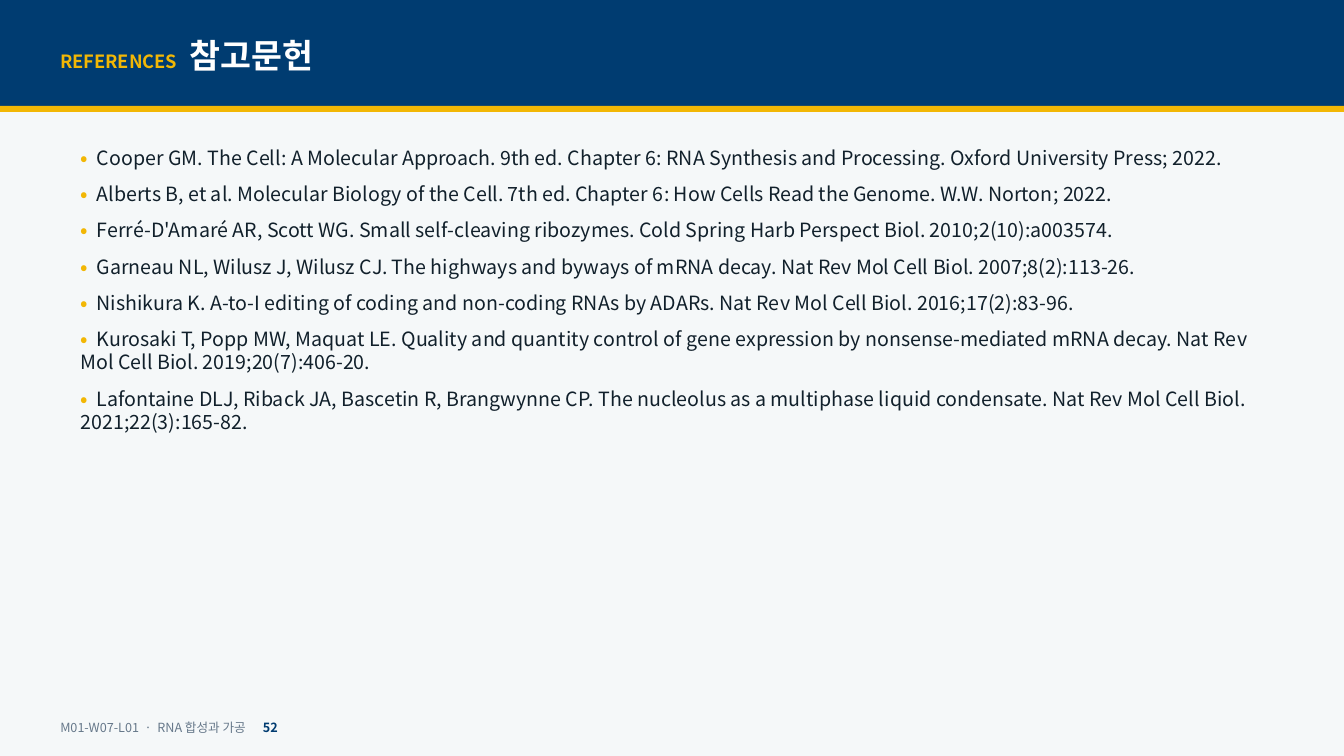
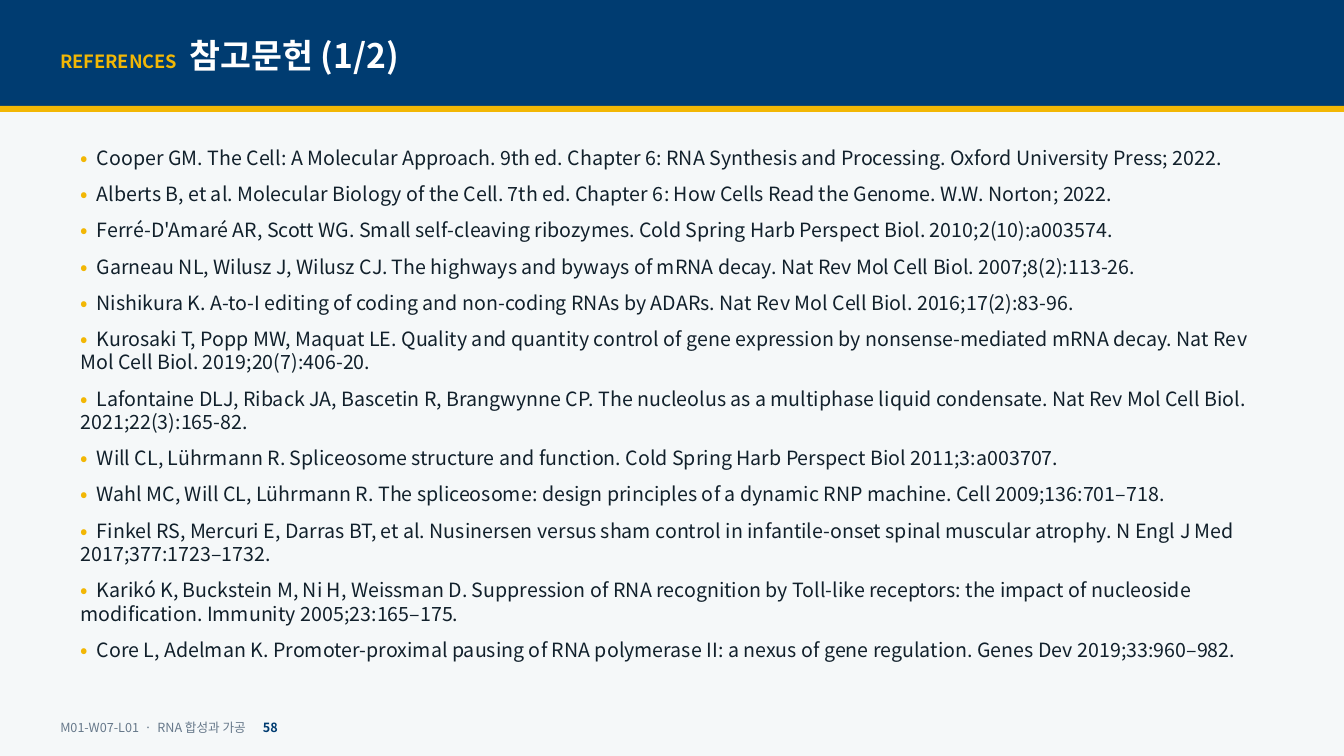
Before and after one commit to hoperiasd2/hoperiasd2.github.io, a slide deck: slide 58 of curriculum/M01/W07/L01/slides.pptx (slide 52 before the commit). Drawn at 1344x756 pixels with LibreOffice and Linux fonts; fonts in the diff are those of the drawing. Boxes give left, top, right and bottom in pixels: in the first picture for what was removed or moved away, otherwise in the second. Text is boxed around its words. In the diff, an @@ line names an element or a change of style, - is before the commit and + after.

```diff
--- a/curriculum/M01/W07/L01/slides.pptx
+++ b/curriculum/M01/W07/L01/slides.pptx
@@ text at (x1=60, y1=39, x2=399, y2=75): text changed @@
-REFERENCES 참고문헌
+REFERENCES 참고문헌 (1/2)
@@ text at (x1=80, y1=449, x2=1235, y2=662): paragraphs added @@
+• Will CL, Lührmann R. Spliceosome structure and function. Cold Spring Harb Perspect Biol 2011;3:a003707.
+• Wahl MC, Will CL, Lührmann R. The spliceosome: design principles of a dynamic RNP machine. Cell 2009;136:701–718.
+• Finkel RS, Mercuri E, Darras BT, et al. Nusinersen versus sham control in infantile-onset spinal muscular atrophy. N Engl J Med 2017;377:1723–1732.
+• Karikó K, Buckstein M, Ni H, Weissman D. Suppression of RNA recognition by Toll-like receptors: the impact of nucleoside modification. Immunity 2005;23:165–175.
+• Core L, Adelman K. Promoter-proximal pausing of RNA polymerase II: a nexus of gene regulation. Genes Dev 2019;33:960–982.
@@ text at (x1=60, y1=721, x2=278, y2=733): text changed @@
-M01-W07-L01 · RNA 합성과 가공 52
+M01-W07-L01 · RNA 합성과 가공 58
```
Also in this commit, not shown: 48 other slides changed, 7 slides added, 7 other files.
